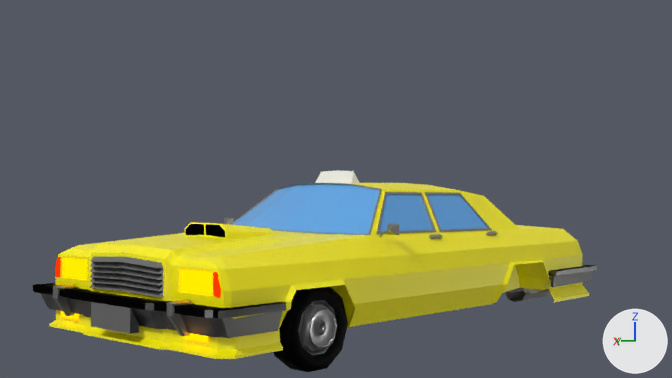
A saved change to the Blender file taxi_v2.blend.
Camera for both pictures: the file's camera 'Camera'. Arrows for +X, +Y and +Z are at lower right; the lights stay in place.

The first picture shows 'FrontBumper1', 'FrontBumper3', 'FrontBumper4', 'Grill1', 'Logo', 'Mirror1', 'RearBumper1', 'RearBumper4', 'Taxi', 'Wheel1', 'silnik3'.
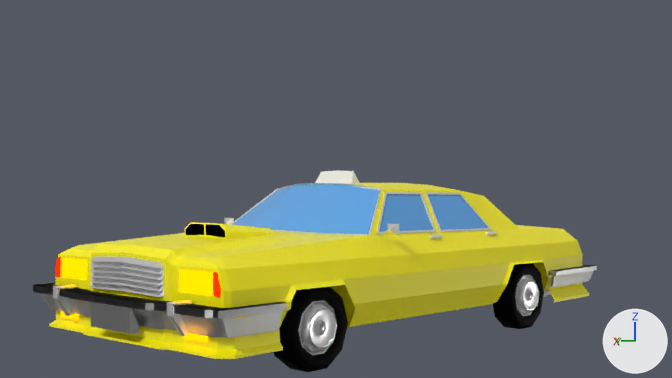
Pixel boxes (x1, y1, x2, y2) of what changed, in the pictures (672 x 378 px):
'Grill1', recoloured
    both: (90, 256, 163, 297)
'Wheel1.001', added
    after: (493, 263, 544, 329)
'RearBumper1', recoloured
    both: (549, 265, 597, 287)
part 1 of me_cube, recoloured
    both: (230, 183, 498, 239)
part 2 of me_circle_002, recoloured
    both: (298, 300, 337, 355)
part 3 of me_cube_001, recoloured
    before: (33, 283, 192, 337)
    after: (33, 283, 286, 338)
part 4 of me_cube_006, recoloured
    before: (105, 296, 286, 338)
part 5 of me_cube_009, recoloured
    before: (505, 288, 551, 302)
    after: (543, 289, 551, 297)
part 6 of me_cube_003, recoloured
    both: (224, 218, 399, 237)

The edits, one by one:
me_cube has 244 vertices, 226 faces and spans x -0.75..0.0, y -1.56..1.74, z -0.36..0.4.
me_cube is used by ob_taxi; location (0.0, 0.0, 0.0).
me_cube part 1: all 46 faces that had it switch from mat_chrome_004 (grey #999999) to mat_chrome (white #ffffff).
me_cube_001 has 79 vertices, 73 faces and spans x 0.0..6.96, y 0.03..4.16, z -1.41..0.16.
me_cube_001 is used by ob_frontbumper1; location (0.0, 1.854, -0.306); scale (-0.112, -0.112, -0.112).
me_cube_001 no longer uses material mat_rejestracja_002 (white #e7e7e7).
me_cube_001 part 3: all 72 faces that had it switch from mat_chrome_003 (grey #999999) to mat_chrome (white #ffffff).
me_cube_001 now uses material mat_rejestracja (white #e7e7e7).
me_cube_002 has 47 vertices, 42 faces and spans x -14.3..0.0, y -10.34..0.91, z -1.08..1.74.
me_cube_002 no longer uses material mat_chrome_002 (grey #999999).
me_cube_002 now uses material mat_chrome (white #ffffff).
me_circle_002 has 234 vertices, 244 faces and spans x -0.238..0.238, y -0.25..0.25, z -0.137..0.06.
me_circle_002 is used by ob_wheel1; location (-0.627, 1.123, -0.314); rotation (0.0, 1.571, 0.0), in degrees (0, 90, 0); scale (0.87, 0.87, 0.87).
me_circle_002 part 2: all 122 faces that had it switch from mat_chrome_006 (grey #999999) to mat_chrome (white #ffffff).
me_cube_003 has 20 vertices, 15 faces and spans x -0.715..-0.545, y 0.498..0.535, z 0.039..0.172.
me_cube_003 is used by ob_mirror1; location (0.0, 0.0, 0.0).
me_cube_003 part 6: all 14 faces that had it switch from mat_chrome_005 (grey #999999) to mat_chrome (white #ffffff).
me_plane has 26 vertices, 18 faces and spans x -0.299..0.0, y -0.028..0.147, z 1.73..1.76.
me_plane no longer uses material mat_chrome_001 (grey #999999).
me_plane now uses material mat_chrome (white #ffffff).
me_cube_006 has 55 vertices, 51 faces and spans x 0.0..6.96, y 0.03..4.16, z -1.26..0.16.
me_cube_006 is used by ob_frontbumper3; location (0.0, 1.854, -0.306); scale (-0.112, -0.112, -0.112).
me_cube_006 part 4: all 50 faces that had it switch from mat_chrome_003 (grey #999999) to mat_chrome (white #ffffff).
me_cube_009 has 78 vertices, 65 faces and spans x -13.68..0.0, y -10.34..-0.04, z -0.59..3.79.
me_cube_009 is used by ob_rearbumper4; location (0.0, -1.6, -0.205); scale (-0.0546, -0.0546, -0.0546).
me_cube_009 no longer uses material mat_color_001 (yellow #fff500).
me_cube_009 part 5: all 33 faces that had it switch from mat_chrome_002 (grey #999999) to mat_chrome (white #ffffff).
me_cube_009 now uses material mat_body (yellow #fff500).
Object 'Wheel1.001' (ob_wheel1_001) is new; it shows me_circle_002.
Its location is (-0.627, -0.781, -0.314).
Its rotation in degrees is (0, 90, 0).
Its scale is (0.87, 0.87, 0.87).
It gains a MIRROR modifier named 'Mirror'.
